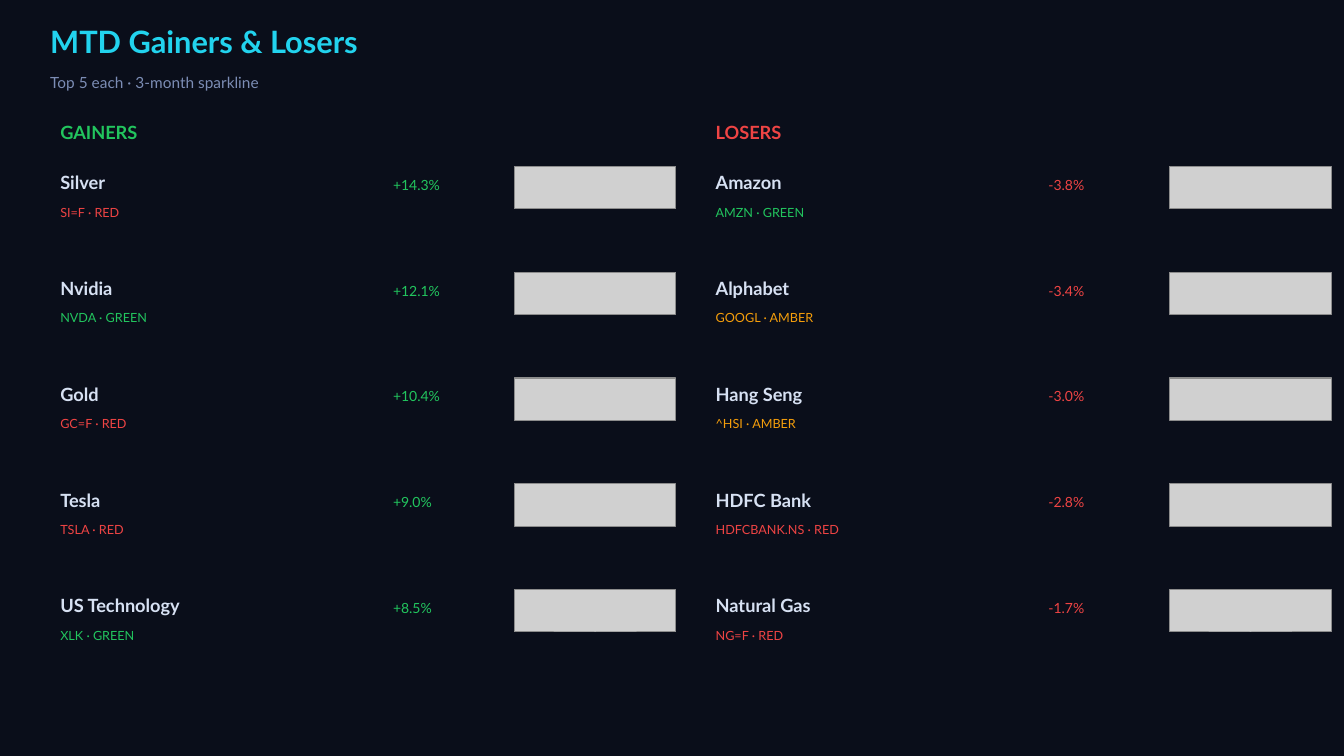
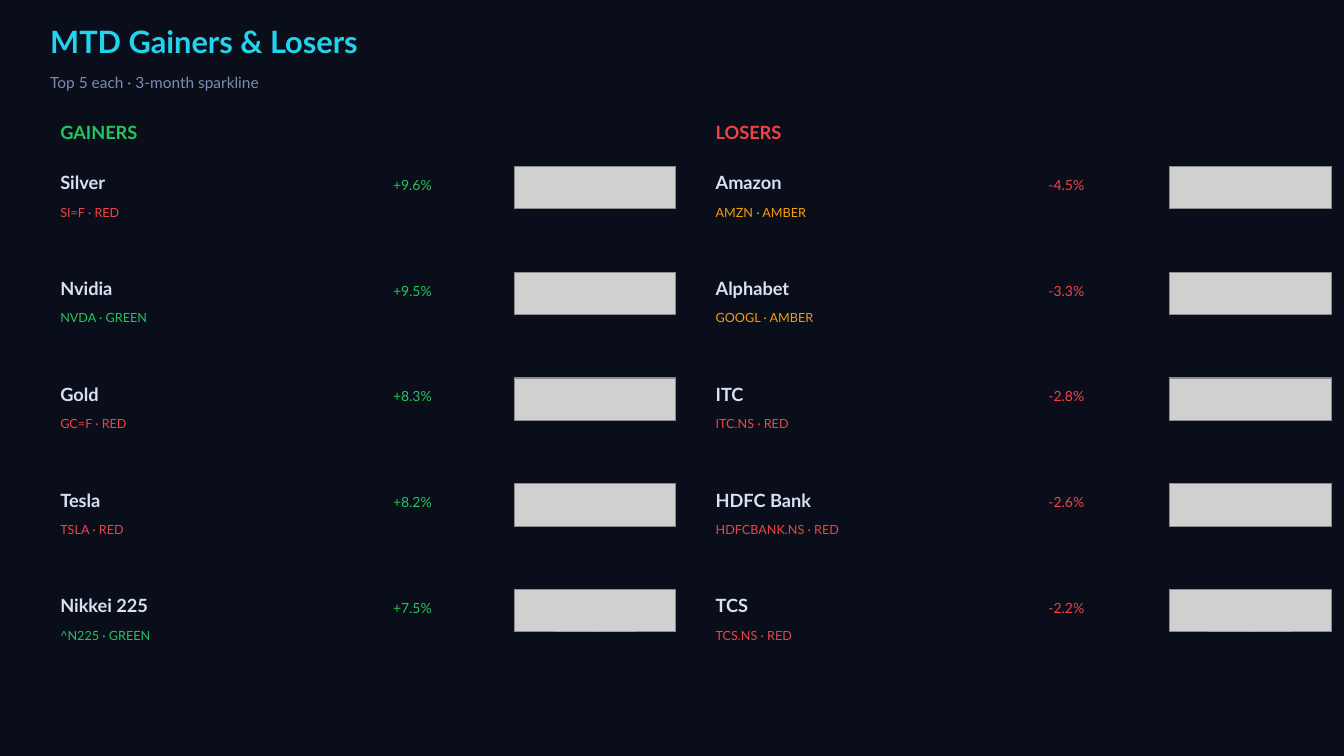
Before and after one commit to Pravkum23/pmr-terminal, a slide deck: slide 2 of docs/pmr_daily.pptx. Drawn at 1344x756 pixels with LibreOffice and Linux fonts; fonts in the diff are those of the drawing; grey boxes stand for pictures. Boxes give left, top, right and bottom in pixels: in the first picture for what was removed or moved away, otherwise in the second. Text is boxed around its words. In the diff, an @@ line names an element or a change of style, - is before the commit and + after.

```diff
--- a/docs/pmr_daily.pptx
+++ b/docs/pmr_daily.pptx
@@ text at (393,180,432,190): text changed @@
-+14.3%
++9.6%
@@ text at (716,208,806,217): text changed; text colour #22C55E to #F59E0B @@
-AMZN · GREEN
+AMZN · AMBER
@@ text at (1048,180,1084,190): text changed @@
--3.8%
+-4.5%
@@ text at (393,286,432,296): text changed @@
-+12.1%
++9.5%
@@ text at (1048,286,1084,296): text changed @@
--3.4%
+-3.3%
@@ text at (716,387,744,401): text changed @@
-Hang Seng
+ITC
@@ text at (393,391,432,401): text changed @@
-+10.4%
++8.3%
@@ text at (716,419,789,428): text changed; text colour #F59E0B to #EF4444 @@
-^HSI · AMBER
+ITC.NS · RED
@@ text at (1048,391,1084,401): text changed @@
--3.0%
+-2.8%
@@ text at (393,497,432,507): text changed @@
-+9.0%
++8.2%
@@ text at (1048,497,1084,507): text changed @@
--2.8%
+-2.6%
@@ text at (60,598,148,612): text changed @@
-US Technology
+Nikkei 225
@@ text at (716,598,748,612): text changed @@
-Natural Gas
+TCS
@@ text at (393,603,432,613): text changed @@
-+8.5%
++7.5%
@@ text at (1048,603,1084,613): text changed @@
--1.7%
+-2.2%
@@ text at (60,631,150,640): text changed @@
-XLK · GREEN
+^N225 · GREEN
@@ text at (716,631,792,640): text changed @@
-NG=F · RED
+TCS.NS · RED
```
Also in this commit, not shown: 3 other slides changed, 3 other files.
